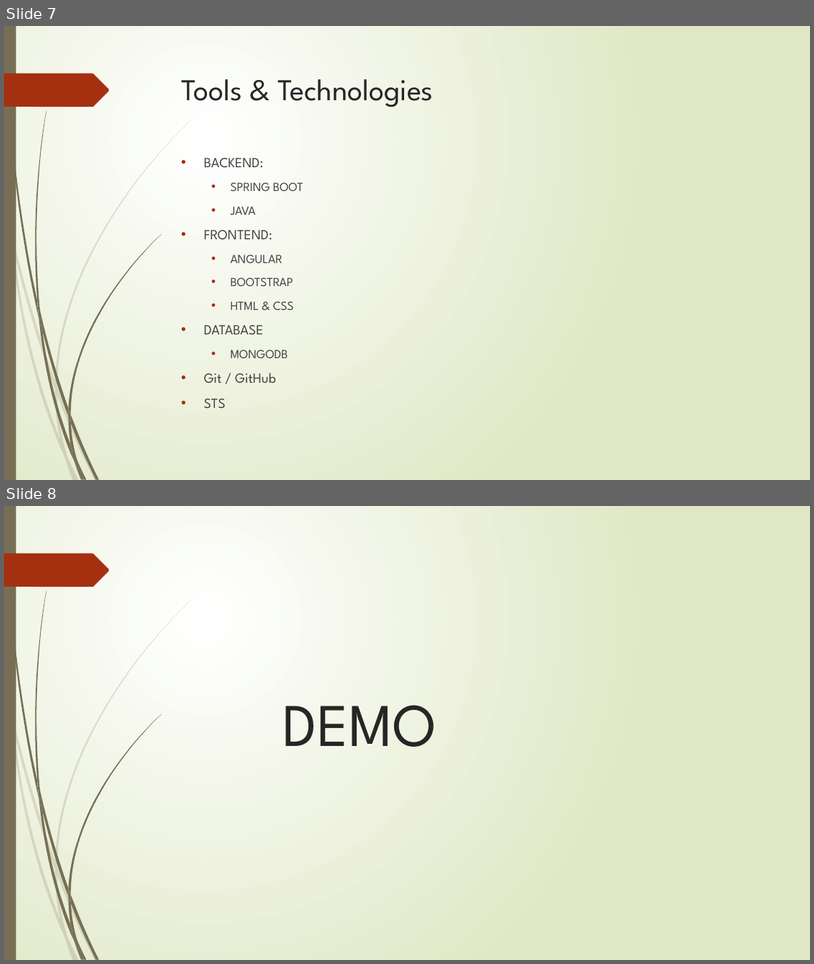
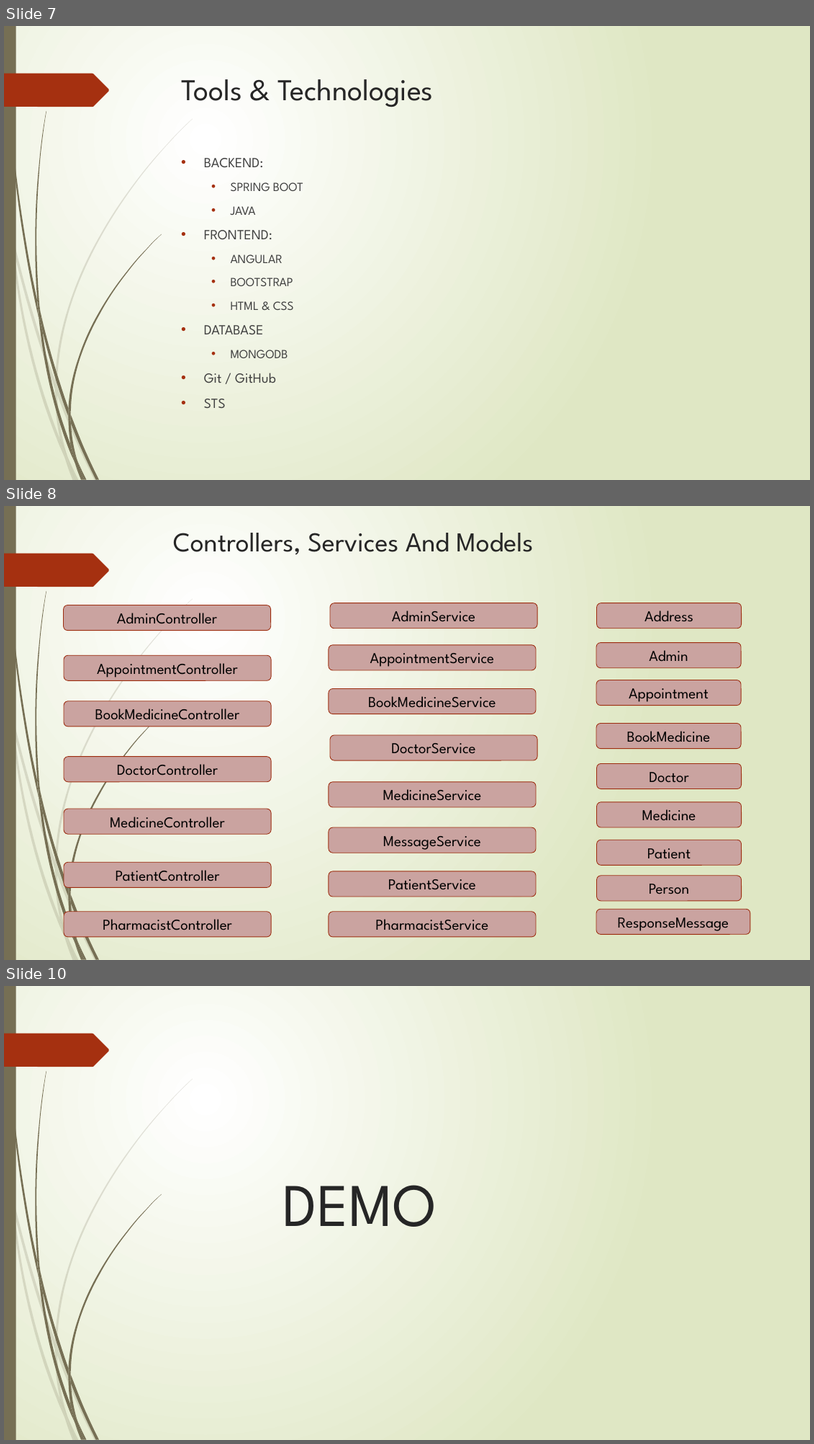
Before and after one commit to Alok0587/QURE, a slide deck: presentation/QURE PPT.pptx. Shown one above the other, each under a label of ours: slides 7 and 8 before the commit, slides 7, 8 and 10 after it; the slides between them are not shown. The pictures are 814x964 and 814x1444 pixels, drawn with LibreOffice and Linux fonts; fonts in the diff are those of the drawing. Boxes give left, top, right and bottom in pixels: in the first picture for what was removed or moved away, otherwise in the second. Text is boxed around its words. In the diff, an @@ line names an element or a change of style, - is before the commit and + after.

Commit message:
presentation

```diff
--- a/presentation/QURE PPT.pptx
+++ b/presentation/QURE PPT.pptx
@@ slide 8 added at [4,506,810,960], background gradient #FFFFFF to #DFE8C4; not listed: 24 template elements that a slide beside it also shows @@
@@ title added at [173,533,533,555], 32.4 pt, text #262626 @@
+Controllers, Services And Models
@@ rounded rectangle added at [63,605,271,631], fill #CBA3A0, outline #9E2E0F 0.75 pt, 18 pt, text #000000 @@
+AdminController
@@ rounded rectangle added at [330,602,538,628], fill #CBA3A0, outline #9E2E0F 0.75 pt, 18 pt, text #000000 @@
+AdminService
@@ rounded rectangle added at [597,602,741,628], fill #CBA3A0, outline #9E2E0F 0.75 pt, 18 pt, text #000000 @@
+Address
@@ rounded rectangle added at [64,656,271,681], fill #CBA3A0, outline #9E2E0F 0.75 pt, 18 pt, text #000000 @@
+AppointmentController
@@ rounded rectangle added at [329,645,536,671], fill #CBA3A0, outline #9E2E0F 0.75 pt, 18 pt, text #000000 @@
+AppointmentService
@@ rounded rectangle added at [597,643,741,668], fill #CBA3A0, outline #9E2E0F 0.75 pt, 18 pt, text #000000 @@
+Admin
@@ rounded rectangle added at [329,689,536,714], fill #CBA3A0, outline #9E2E0F 0.75 pt, 18 pt, text #000000 @@
+BookMedicineService
@@ rounded rectangle added at [597,680,741,705], fill #CBA3A0, outline #9E2E0F 0.75 pt, 18 pt, text #000000 @@
+Appointment
@@ rounded rectangle added at [64,701,271,726], fill #CBA3A0, outline #9E2E0F 0.75 pt, 18 pt, text #000000 @@
+BookMedicineController
@@ rounded rectangle added at [330,735,538,761], fill #CBA3A0, outline #9E2E0F 0.75 pt, 18 pt, text #000000 @@
+DoctorService
@@ rounded rectangle added at [597,723,741,749], fill #CBA3A0, outline #9E2E0F 0.75 pt, 18 pt, text #000000 @@
+BookMedicine
@@ rounded rectangle added at [64,757,271,782], fill #CBA3A0, outline #9E2E0F 0.75 pt, 18 pt, text #000000 @@
+DoctorController
@@ rounded rectangle added at [597,764,741,789], fill #CBA3A0, outline #9E2E0F 0.75 pt, 18 pt, text #000000 @@
+Doctor
@@ rounded rectangle added at [329,782,536,807], fill #CBA3A0, outline #9E2E0F 0.75 pt, 18 pt, text #000000 @@
+MedicineService
@@ rounded rectangle added at [597,802,741,827], fill #CBA3A0, outline #9E2E0F 0.75 pt, 18 pt, text #000000 @@
+Medicine
@@ rounded rectangle added at [64,808,271,834], fill #CBA3A0, outline #9E2E0F 0.75 pt, 18 pt, text #000000 @@
+MedicineController
@@ rounded rectangle added at [329,827,536,852], fill #CBA3A0, outline #9E2E0F 0.75 pt, 18 pt, text #000000 @@
+MessageService
@@ rounded rectangle added at [597,839,741,865], fill #CBA3A0, outline #9E2E0F 0.75 pt, 18 pt, text #000000 @@
+Patient
@@ rounded rectangle added at [64,862,271,887], fill #CBA3A0, outline #9E2E0F 0.75 pt, 18 pt, text #000000 @@
+PatientController
@@ rounded rectangle added at [329,871,536,896], fill #CBA3A0, outline #9E2E0F 0.75 pt, 18 pt, text #000000 @@
+PatientService
@@ rounded rectangle added at [597,875,741,901], fill #CBA3A0, outline #9E2E0F 0.75 pt, 18 pt, text #000000 @@
+Person
@@ rounded rectangle added at [64,911,271,937], fill #CBA3A0, outline #9E2E0F 0.75 pt, 18 pt, text #000000 @@
+PharmacistController
@@ rounded rectangle added at [329,911,536,937], fill #CBA3A0, outline #9E2E0F 0.75 pt, 18 pt, text #000000 @@
+PharmacistService
@@ rounded rectangle added at [597,909,751,934], fill #CBA3A0, outline #9E2E0F 0.75 pt, 18 pt, text #000000 @@
+ResponseMessage
@@ what was slide 8 is now slide 10 @@
```
Also in this commit, not shown: 1 other slide added.
